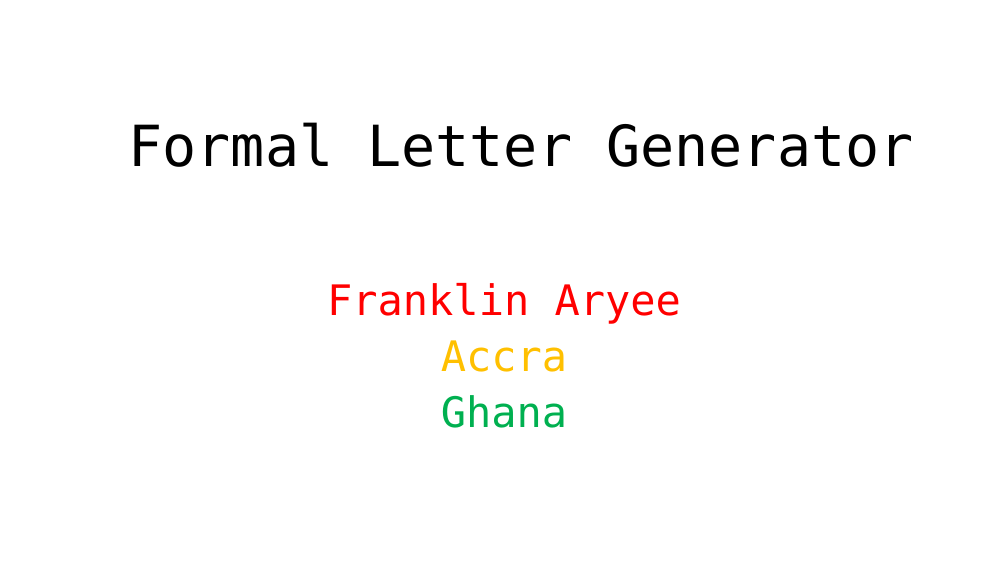
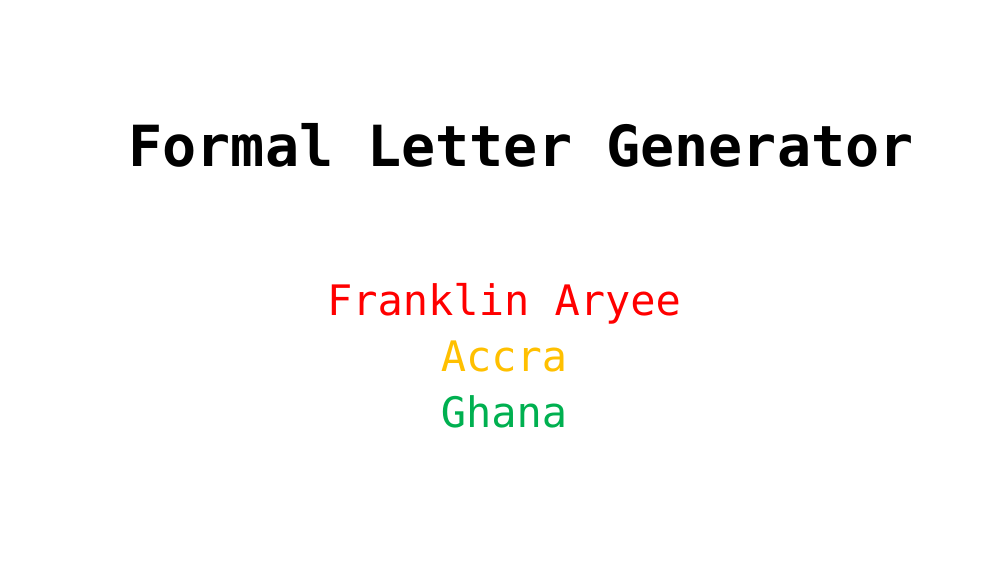
Before and after one commit to jim-franklin/CS50-Final-Project, a slide deck: slide 1 of Formal Letter Generator.pptx. Drawn at 1008x567 pixels with LibreOffice and Linux fonts; fonts in the diff are those of the drawing. Boxes give left, top, right and bottom in pixels: in the first picture for what was removed or moved away, otherwise in the second. Text is boxed around its words. In the diff, an @@ line names an element or a change of style, - is before the commit and + after.

```diff
--- a/Formal Letter Generator.pptx
+++ b/Formal Letter Generator.pptx
@@ title "Formal Letter Generator" at box(128, 123, 913, 167): bold on @@
```
Also in this commit, not shown: 6 other files.
